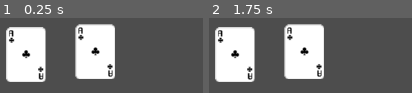
Above: before the commit, frames 1-2 (left to right).
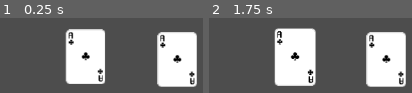
Above: after the commit, the same moments.

Repository: Otaibifmf/card-game
Game: Godot game, scene res://Main.tscn
The game is run twice, just before and just after one commit, with the same random seed, the same clock (stepped at 60 frames per second) and the same inputs.
Inputs (mouse positions are in pixels of both pictures, inside the frame that each line leads up to):
- Up to frame 1 (0.25 s): no input
- Up to frame 2 (1.75 s): tap Enter at 0.5 s; move the mouse to (outside the picture) at 0.52 s; click (outside the picture) at 0.67 s; tap Space at 1.25 s; drag from (outside the picture) to (304, 51) at 1.27 s

The runs differ from the first frame. In frame 1, 39% of the frame differs, in the area x 2-98%, y 8-92%; in frame 2, 39%.
Error after the commit: Invalid assignment of property or key 'scale' with value of type 'Vector2' on a base object of type 'Nil'. (res://CardManager.gd:48)

Commit message:
Can move card, selected card hovers, z index

Diff:
--- /dev/null
+++ b/Card.gd
@@ -0,0 +1,19 @@
+extends Node2D
+
+signal hovered
+signal hovered_off
+
+# Called when the node enters the scene tree for the first time.
+func _ready() -> void:
+	get_parent().connect_card_signals(self)
+
+# Called every frame. 'delta' is the elapsed time since the previous frame.
+func _process(delta: float) -> void:
+	pass
+
+
+func _on_area_2d_mouse_entered() -> void:
+	emit_signal("hovered", self)
+
+func _on_area_2d_mouse_exited() -> void:
+	emit_signal("hovered_off", self)
--- a/Card.tscn
+++ b/Card.tscn
@@ -1,11 +1,13 @@
-[gd_scene load_steps=3 format=3 uid="uid://cgbclsdbmhisc"]
+[gd_scene load_steps=4 format=3 uid="uid://cgbclsdbmhisc"]
 
 [ext_resource type="Texture2D" uid="uid://bh47nw62anop5" path="res://ace_of_clubs.png" id="1_xs13f"]
+[ext_resource type="Script" path="res://Card.gd" id="1_ysm4x"]
 
 [sub_resource type="RectangleShape2D" id="RectangleShape2D_xoqcj"]
 size = Vector2(58, 80)
 
 [node name="Card" type="Node2D"]
+script = ExtResource("1_ysm4x")
 
 [node name="CardImage" type="Sprite2D" parent="."]
 position = Vector2(10, 6)
@@ -16,3 +18,6 @@
 [node name="CollisionShape2D" type="CollisionShape2D" parent="Area2D"]
 position = Vector2(10, 6)
 shape = SubResource("RectangleShape2D_xoqcj")
+
+[connection signal="mouse_entered" from="Area2D" to="." method="_on_area_2d_mouse_entered"]
+[connection signal="mouse_exited" from="Area2D" to="." method="_on_area_2d_mouse_exited"]
--- a/CardManager.gd
+++ b/CardManager.gd
@@ -1,12 +1,31 @@
 extends Node2D
+
+const COLLISION_MASK_CARD = 1
 
 var card_being_dragged
 var drag_offset = Vector2.ZERO
+var screen_size
+var is_hovering_on_card
+
+func _ready() -> void:
+	screen_size = get_viewport_rect().size
 
 
 func _process(delta):
 	if card_being_dragged:
-		card_being_dragged.global_position = get_global_mouse_position() + drag_offset
+		var target_pos = get_global_mouse_position() + drag_offset
+
+
+		var card_size = Vector2.ZERO
+		if card_being_dragged.has_node("Sprite2D"):
+			var sprite = card_being_dragged.get_node("Sprite2D")
+			card_size = sprite.texture.get_size() * card_being_dragged.scale / 2.0
+
+
+		target_pos.x = clamp(target_pos.x, card_size.x, screen_size.x - card_size.x)
+		target_pos.y = clamp(target_pos.y, card_size.y, screen_size.y - card_size.y)
+
+		card_being_dragged.global_position = target_pos
 
 
 func _input(event):
@@ -14,10 +33,50 @@
 		if event.pressed:
 			var card = raycast_check_for_card()
 			if card:
-				card_being_dragged = card
-				drag_offset = card.global_position - get_global_mouse_position()
+				start_drag(card)
 		else:
-			card_being_dragged = null
+			finish_drag()
+
+func start_drag(card):
+	card_being_dragged = card
+	drag_offset = card.global_position - get_global_mouse_position()
+
+	card.scale = Vector2(1,1)
+
+
+func finish_drag():
+	card_being_dragged.scale = Vector2(1.05, 1.05)
+	card_being_dragged = null
+
+func connect_card_signals(card):
+	card.connect("hovered", on_hovered_over_card)
+	card.connect("hovered_off", on_hovered_off_card)
+
+
+
+func on_hovered_over_card(card):
+	if !is_hovering_on_card:
+		is_hovering_on_card = true
+		highlight_card(card,true)
+
+
+func on_hovered_off_card(card):
+	if !card_being_dragged:
+		highlight_card(card,false)
+		var new_card_hovered = raycast_check_for_card()
+		if new_card_hovered:
+			highlight_card(new_card_hovered, true)
+		else:
+			is_hovering_on_card = false
+
+
+func highlight_card(card, hovered):
+	if hovered:
+		card.scale = Vector2(1.05, 1.05)
+		card.z_index = 2
+	else:
+		card.scale = Vector2(1, 1)
+		card.z_index = 1
 
 
 func raycast_check_for_card():
@@ -25,12 +84,21 @@
 	var parameters = PhysicsPointQueryParameters2D.new()
 	parameters.position = get_global_mouse_position()
 	parameters.collide_with_areas = true
-	parameters.collision_mask = 1
+	parameters.collision_mask = COLLISION_MASK_CARD
 	var result = space_state.intersect_point(parameters)
 	if result.size() > 0:
-		return result[0].collider.get_parent()
+		#return result[0].collider.get_parent()
+		return get_card_with_highest_z_index(result)
 	return null
 
-# Called when the node enters the scene tree for the first time.
-func _ready() -> void:
-	pass # Replace with function body.
+
+func get_card_with_highest_z_index(cards):
+	var highest_z_card = cards[0].collider.get_parent()
+	var highest_z_index = highest_z_card.z_index
+
+	for i in range(1, cards.size()):
+		var current_card = cards[i].collider.get_parent()
+		if current_card.z_index > highest_z_index:
+			highest_z_card = current_card
+			highest_z_index = current_card.z_index
+	return highest_z_card
--- a/Main.tscn
+++ b/Main.tscn
@@ -10,7 +10,7 @@
 script = ExtResource("1_g18sq")
 
 [node name="Card" parent="CardManager" instance=ExtResource("2_mpv81")]
-position = Vector2(-55, -10)
+position = Vector2(63, 1)
 
 [node name="Card2" parent="CardManager" instance=ExtResource("2_mpv81")]
-position = Vector2(-155, -6)
+position = Vector2(-69, -3)
